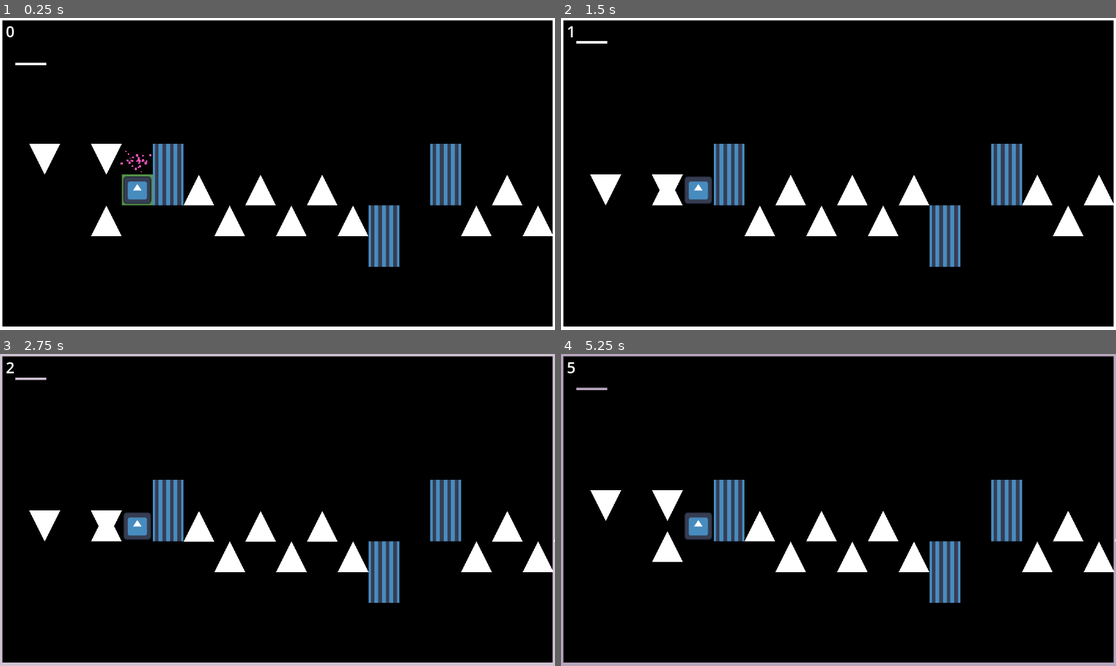
Above: before the commit, frames 1-4 (two rows, left to right).
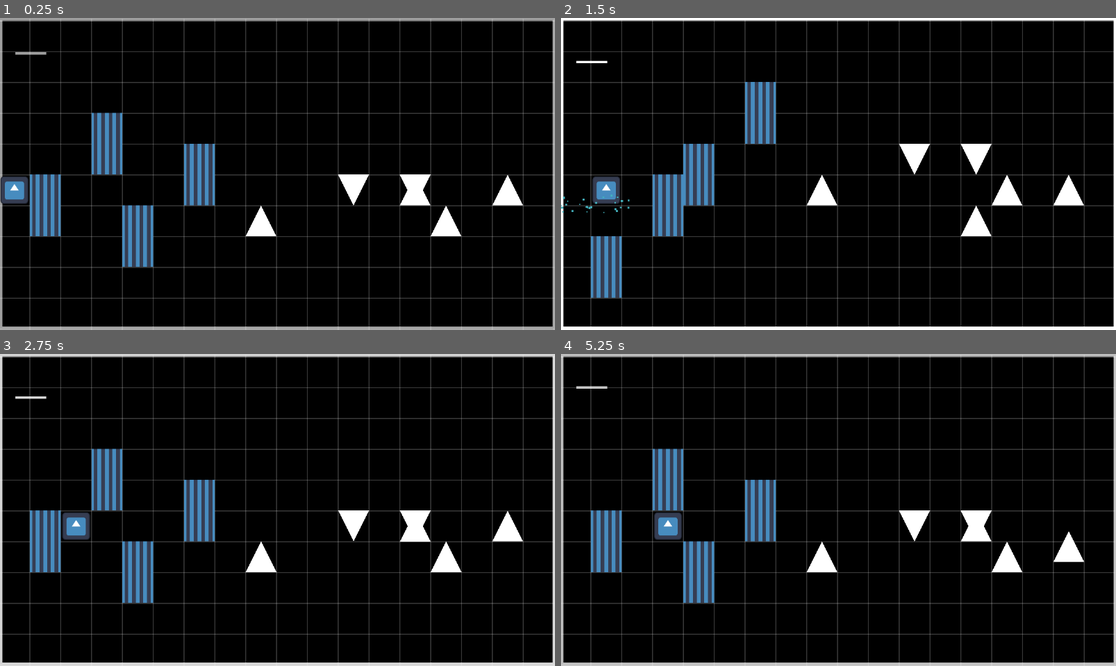
Above: after the commit, the same moments.

Repository: pradoh97/square-jam
Game: Godot game, scene res://levels/test_level/test_level.tscn
Two runs of this game, one before a commit and one after it. Both use one fixed random seed, a clock stepped at 60 frames per second and the inputs below. The engine's default icon, where the game draws it, is replaced by a stand-in: a white triangle on a blue panel in a dark square.
Inputs:
- Up to frame 1 (0.25 s): no input
- Up to frame 2 (1.5 s): tap D (move) at 0.6, 1.35 s
- Up to frame 3 (2.75 s): tap D (move) at 2.1 s
- Up to frame 4 (5.25 s): tap D (move) every 0.75 s from 2.85 to 5.1 s

The runs differ from the first frame. In frame 1, 21% of the frame differs, in the area x 0-100%, y 0-100%; in frame 2, 18%; in frame 3, 19%; in frame 4, 21%.

Commit message:
Add level end

Diff:
--- a/levels/level.gd
+++ b/levels/level.gd
@@ -7,7 +7,7 @@
 var blacks_duration: float = 0.0
 
 func _ready():
-	$Grid.visible = true
+	%Grid.visible = true
 	$UI.visible = true
 	$Player/Camera2D.limit_enabled = true
 	$Player/Camera2D.limit_left = screen_left_limit
@@ -17,13 +17,19 @@
 
 	$UI/CompassFeedback.set_blacks_duration(blacks_duration)
 	$Blacks.timeout.connect($UI/CompassFeedback._on_blacks_timeout)
+	$Blacks.timeout.connect($Player._on_blacks_timeout)
 
-	$Grid.draw(movement_step)
+	%Grid.draw(movement_step)
 
 	for section: LevelSection in $LevelSections.get_children():
 		section.connect_hazards_to_beat(blacks_duration, $Blacks)
 		section.register_checkpoints($Player)
 	$Timer.timeout.connect(func(): %TimeElapsed.text = str(int(%TimeElapsed.text) + 1))
+	$Blacks.timeout.emit()
 
 func get_player() -> Player:
 	return $Player
+
+
+func _on_area_2d_body_entered(_body: Node2D) -> void:
+	get_tree().call_deferred("reload_current_scene")
--- a/levels/test_level/test_level.tscn
+++ b/levels/test_level/test_level.tscn
@@ -1,10 +1,10 @@
-[gd_scene load_steps=10 format=3 uid="uid://yjx67y2cqi8c"]
+[gd_scene load_steps=11 format=3 uid="uid://yjx67y2cqi8c"]
 
 [ext_resource type="Script" uid="uid://cmn1wcajj8cau" path="res://levels/level.gd" id="1_xctyr"]
-[ext_resource type="PackedScene" uid="uid://cbhw7ke4rkgcb" path="res://helpers/grid.tscn" id="2_18dot"]
+[ext_resource type="PackedScene" uid="uid://cbhw7ke4rkgcb" path="res://helpers/grid/grid.tscn" id="2_18dot"]
 [ext_resource type="PackedScene" uid="uid://doepcn6153ad7" path="res://player/player.tscn" id="3_v1acv"]
-[ext_resource type="PackedScene" uid="uid://o3078tpyrg2" path="res://helpers/compass_feedback.tscn" id="4_21gvb"]
-[ext_resource type="PackedScene" uid="uid://dodaer6dcobqc" path="res://helpers/looping_music.tscn" id="5_tn4ko"]
+[ext_resource type="PackedScene" uid="uid://o3078tpyrg2" path="res://helpers/compass_feedback/compass_feedback.tscn" id="4_21gvb"]
+[ext_resource type="PackedScene" uid="uid://dodaer6dcobqc" path="res://helpers/looping_music/looping_music.tscn" id="5_tn4ko"]
 [ext_resource type="PackedScene" uid="uid://biq0ohlo14sy3" path="res://levels/test_level/section1.tscn" id="6_v7owi"]
 [ext_resource type="PackedScene" uid="uid://6xht4kp53oug" path="res://levels/test_level/section_2.tscn" id="7_18dot"]
 
@@ -12,19 +12,23 @@
 offsets = PackedFloat32Array(0)
 colors = PackedColorArray(0, 0, 0, 1)
 
-[sub_resource type="GradientTexture1D" id="GradientTexture1D_46lwt"]
+[sub_resource type="GradientTexture1D" id="GradientTexture1D_18dot"]
 gradient = SubResource("Gradient_srpys")
+
+[sub_resource type="RectangleShape2D" id="RectangleShape2D_18dot"]
+size = Vector2(86, 280)
 
 [node name="TestLevel" type="Node2D"]
 script = ExtResource("1_xctyr")
 bpm = 106.0
+screen_left_limit = 2
 
 [node name="LevelCenter" type="Marker2D" parent="."]
 visible = false
 position = Vector2(0, -32)
 
-[node name="Grid" parent="." instance=ExtResource("2_18dot")]
-visible = false
+[node name="Player" parent="." instance=ExtResource("3_v1acv")]
+position = Vector2(32, -32)
 
 [node name="LevelSections" type="Node2D" parent="."]
 
@@ -34,18 +38,21 @@
 [node name="Section2" parent="LevelSections" instance=ExtResource("7_18dot")]
 position = Vector2(2624, 0)
 
-[node name="Player" parent="." instance=ExtResource("3_v1acv")]
-position = Vector2(1440, -32)
+[node name="Blacks" type="Timer" parent="."]
+autostart = true
 
-[node name="Blacks" type="Timer" parent="."]
+[node name="LoopingMusic" parent="." instance=ExtResource("5_tn4ko")]
+visible = false
+
+[node name="Timer" type="Timer" parent="."]
 autostart = true
 
 [node name="UI" type="CanvasLayer" parent="."]
 layer = -1
-visible = false
 
 [node name="TimeElapsed" type="Label" parent="UI"]
 unique_name_in_owner = true
+visible = false
 z_index = 1
 offset_left = 12.0
 offset_top = 5.0
@@ -61,13 +68,56 @@
 anchor_bottom = 1.0
 grow_horizontal = 2
 grow_vertical = 2
-texture = SubResource("GradientTexture1D_46lwt")
+texture = SubResource("GradientTexture1D_18dot")
 
 [node name="CompassFeedback" parent="UI" instance=ExtResource("4_21gvb")]
 position = Vector2(576, 320)
 
-[node name="LoopingMusic" parent="." instance=ExtResource("5_tn4ko")]
-visible = false
+[node name="Grid" parent="UI" instance=ExtResource("2_18dot")]
+unique_name_in_owner = true
+position = Vector2(-2, 326)
 
-[node name="Timer" type="Timer" parent="."]
-autostart = true
+[node name="LevelEnd" type="Node2D" parent="."]
+
+[node name="Label" type="Label" parent="LevelEnd"]
+offset_left = 6160.0
+offset_top = -80.0
+offset_right = 6476.0
+offset_bottom = 13.0
+theme_override_font_sizes/font_size = 32
+text = "The level ends here.
+You can quit now :)"
+
+[node name="Label2" type="Label" parent="LevelEnd"]
+offset_left = 7592.0
+offset_top = -80.0
+offset_right = 7941.0
+offset_bottom = 13.0
+theme_override_font_sizes/font_size = 32
+text = "For real, it ends there.
+Stop going forward."
+
+[node name="Label3" type="Label" parent="LevelEnd"]
+offset_left = 9576.0
+offset_top = -80.0
+offset_right = 9925.0
+offset_bottom = 13.0
+theme_override_font_sizes/font_size = 32
+text = "Dude..."
+
+[node name="Label4" type="Label" parent="LevelEnd"]
+offset_left = 10608.0
+offset_top = -80.0
+offset_right = 11123.0
+offset_bottom = 13.0
+theme_override_font_sizes/font_size = 32
+text = "Wellp, that's it. I'm restarting the
+level if you keep moving."
+
+[node name="Area2D" type="Area2D" parent="LevelEnd"]
+
+[node name="CollisionShape2D" type="CollisionShape2D" parent="LevelEnd/Area2D"]
+position = Vector2(11248, -76)
+shape = SubResource("RectangleShape2D_18dot")
+
+[connection signal="body_entered" from="LevelEnd/Area2D" to="." method="_on_area_2d_body_entered"]
